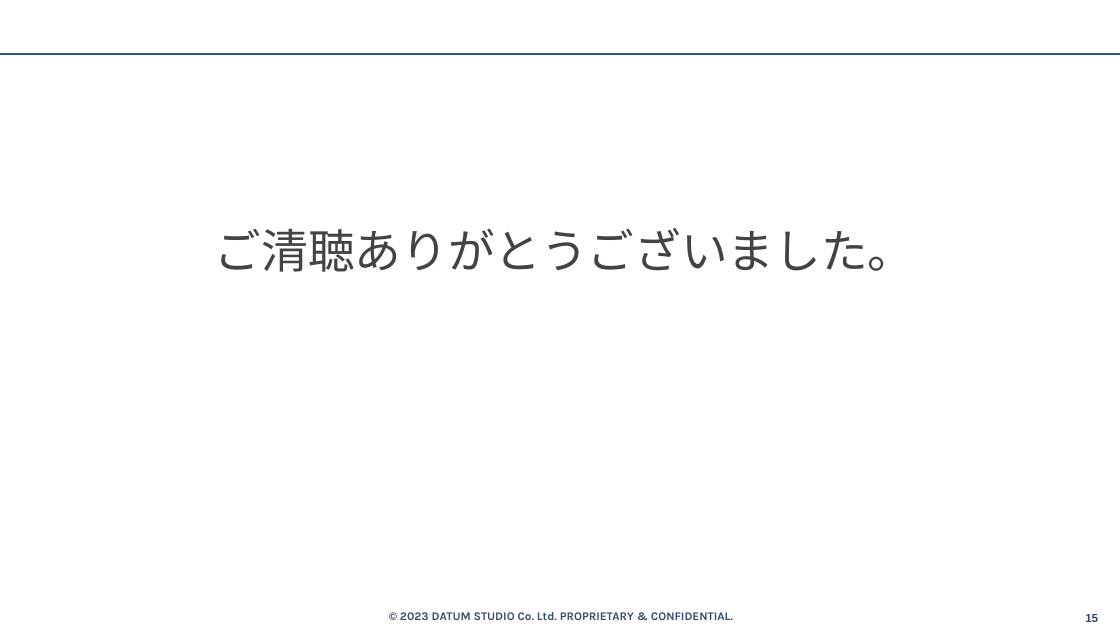
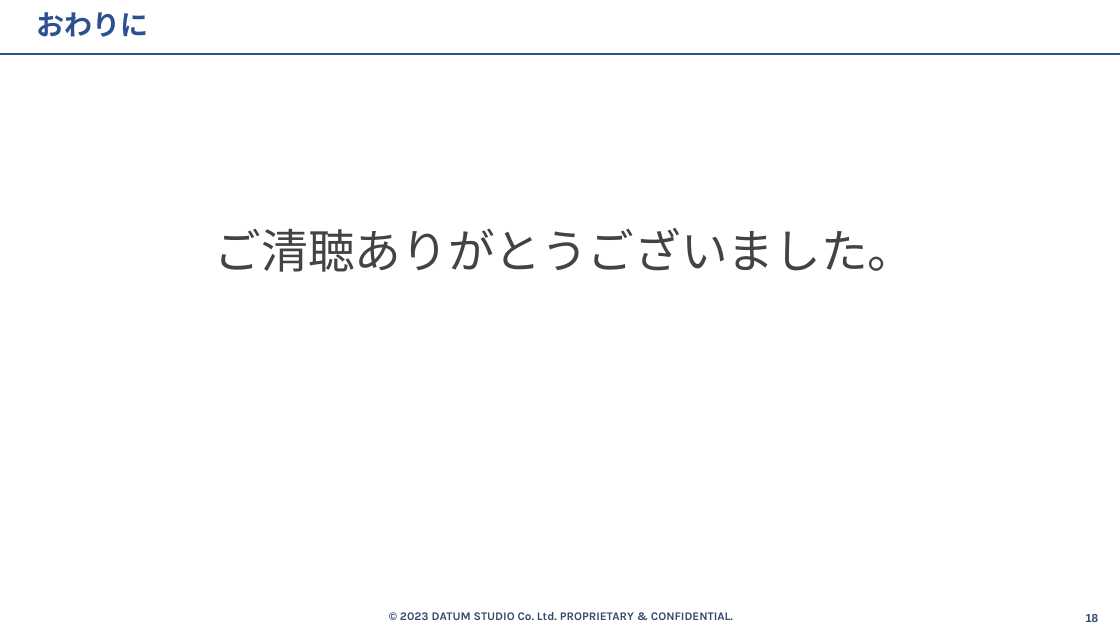
Before and after one commit to beuxor/ensyu_integrated, a slide deck: slide 18 of slides/NOBUSUE_Ryuku_Titanic.pptx (slide 15 before the commit). Drawn at 1120x630 pixels with LibreOffice and Linux fonts; fonts in the diff are those of the drawing. Boxes give left, top, right and bottom in pixels: in the first picture for what was removed or moved away, otherwise in the second. Text is boxed around its words. In the diff, an @@ line names an element or a change of style, - is before the commit and + after.

```diff
--- a/slides/NOBUSUE_Ryuku_Titanic.pptx
+++ b/slides/NOBUSUE_Ryuku_Titanic.pptx
@@ title added at <box>36,12,148,37</box>, 24 pt, text #2D508F, bold @@
+おわりに
```
Also in this commit, not shown: 11 other slides changed, 8 slides added, 6 other files.
